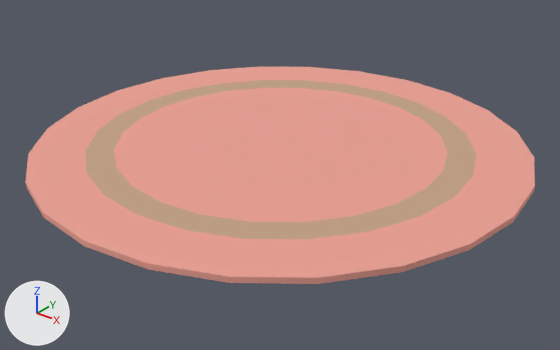
An edit to the glTF model example_game/world/props/rug.prop/model.glb, drawn before and after from the same camera.
The view is the same before and after, from a 50 mm camera at (1.669, -2.09, 1.179) aimed at (0.029, -0.04, -0.092). Arrows for +X, +Y and +Z are at lower left; the lights stay in place. The picture after the commit comes second. Vertices at exactly the same position are counted once.

Names of what the first picture shows: 'model'.
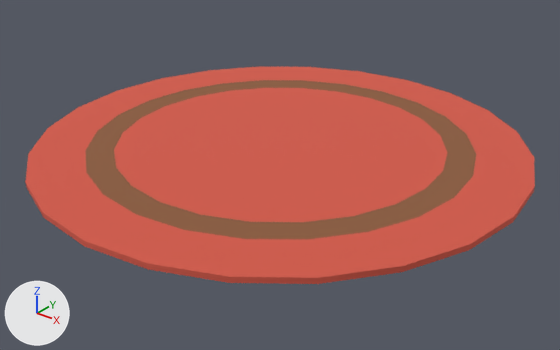
What changed in the scene script:
```text
Change me_model:
    where me_model.from_pydata(...)  # 96 vertices, 188 faces; spans x -0.92..0.92, y -0.92..0.92, z 0.0..0.02
    used by ob_model
    me_model part 1: 140 faces centred in x -0.91..0.91, y -0.91..0.91, z 0.0..0.02 are repainted in the vertex colours; the middle colour goes from pink #eba093 to red #d45a49
    me_model part 2: 48 faces centred in x -0.7..0.7, y -0.67..0.67, z 0.02 are repainted in the vertex colours; the middle colour goes from beige #c4a285 to brown #8c5c3d
```

What differs and where, as boxes (x1, y1, x2, y2) in the pictures (560 x 350 px):
part 1 of me_model, recoloured (pink to red): (25, 67, 535, 284) in both
part 2 of me_model, recoloured (beige to brown): (85, 80, 476, 239) in both
